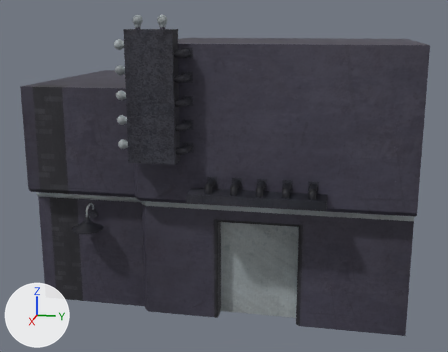
The FBX model Assets/[MODELS]/arcade.fbx, before and after one commit.
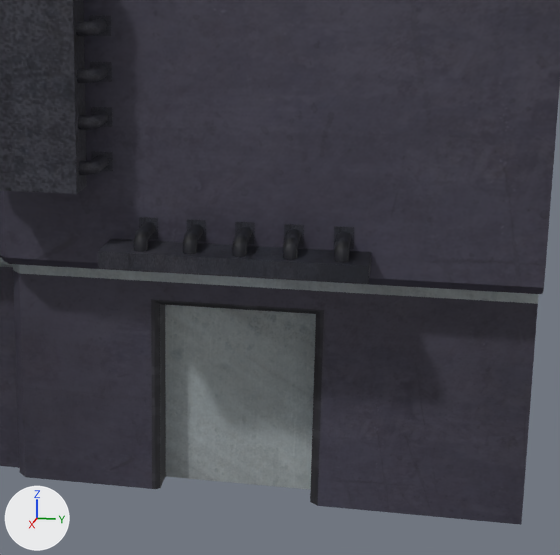
Each version appears first whole from a 50 mm camera at (15.98, 2.58, 6.92) aimed at (0.63, -0.49, 3.08), and next in a close-up on the part from 30% to 95% of the width and 18% to 100% of the height. Every picture has the same lights, and +X, +Y and +Z are marked at lower left. Where no turn or scale is listed for an object, it has been applied to the vertices.

Script lines for the objects in view, before the commit:
```python
me_scene_009 = bpy.data.meshes.new('Scene.009')
me_scene_009.from_pydata(...)  # 5383 vertices, 5228 faces; spans x -2.52..3.52, y -4.9..4.1, z 0.0..7.09
me_scene_009.materials.append(mat_arcade)  # picture img_uvpanel_arcade_png
ob_arcade = bpy.data.objects.new('arcade', me_scene_009)
ob_arcade.location = (0.0, 0.0, 0.0)
```
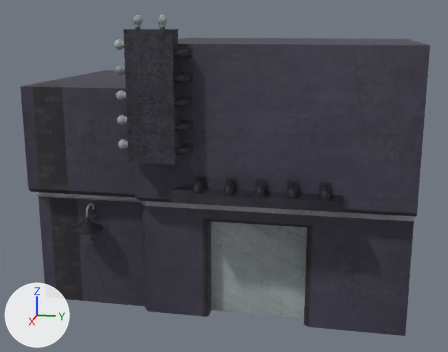
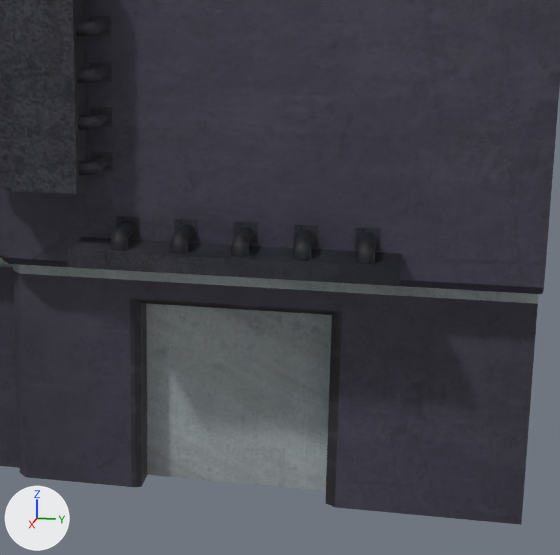
What differs and where, as boxes (x1, y1, x2, y2) in the close-ups (560 x 555 px; the box of a moved part takes in the faces that stretch with it):
part 1 of me_scene_009, moved or reshaped: before (98, 239, 371, 284); after (68, 237, 401, 286)
part 2 of me_scene_009, moved or reshaped: before (134, 217, 158, 252); after (111, 216, 139, 251)
part 3 of me_scene_009, moved or reshaped: before (183, 219, 206, 254); after (170, 219, 198, 254)
part 4 of me_scene_009, moved or reshaped: before (283, 224, 304, 260); after (293, 224, 318, 260)
part 5 of me_scene_009, moved or reshaped: before (334, 226, 354, 262); after (355, 227, 381, 264)
part 6 of me_scene_009, moved or reshaped: (67, 214, 473, 508) in both

The edits, one by one:
me_scene_009 has 5383 vertices, 5228 faces and spans x -2.52..3.52, y -4.9..4.1, z 0.0..7.09.
me_scene_009 is used by ob_arcade; location (0.0, 0.0, 0.0).
me_scene_009 part 1: the loose piece of 8 vertices spanning x 2.93..3.51, y -0.75..2.23, z 3.16..3.35 is scaled about its middle by (1, 1.23, 1), then moved by (0.0, -0.01, 0.0).
me_scene_009 part 2: the loose piece of 108 vertices spanning x 2.93..3.43, y -0.41..-0.19, z 3.35..3.63 is scaled about its middle by (1, 1.23, 1), then moved by (0.0, -0.25, 0.0).
me_scene_009 part 3: the loose piece of 108 vertices spanning x 2.93..3.43, y 0.14..0.37, z 3.35..3.63 is scaled about its middle by (1, 1.23, 1), then moved by (0.0, -0.12, 0.0).
me_scene_009 part 4: the loose piece of 108 vertices spanning x 2.93..3.43, y 1.26..1.48, z 3.35..3.63 is scaled about its middle by (1, 1.23, 1), then moved by (0.0, 0.13, 0.0).
me_scene_009 part 5: the loose piece of 108 vertices spanning x 2.93..3.43, y 1.81..2.04, z 3.35..3.63 is scaled about its middle by (1, 1.23, 1), then moved by (0.0, 0.26, 0.0).
me_scene_009 part 6: 138 of the vertices in x -2.52..2.93, y -0.4..1.72, z 0.0..6.5 are scaled about their middle by (1, 1.23, 1), then moved by (0.0, -0.03, 0.0).
